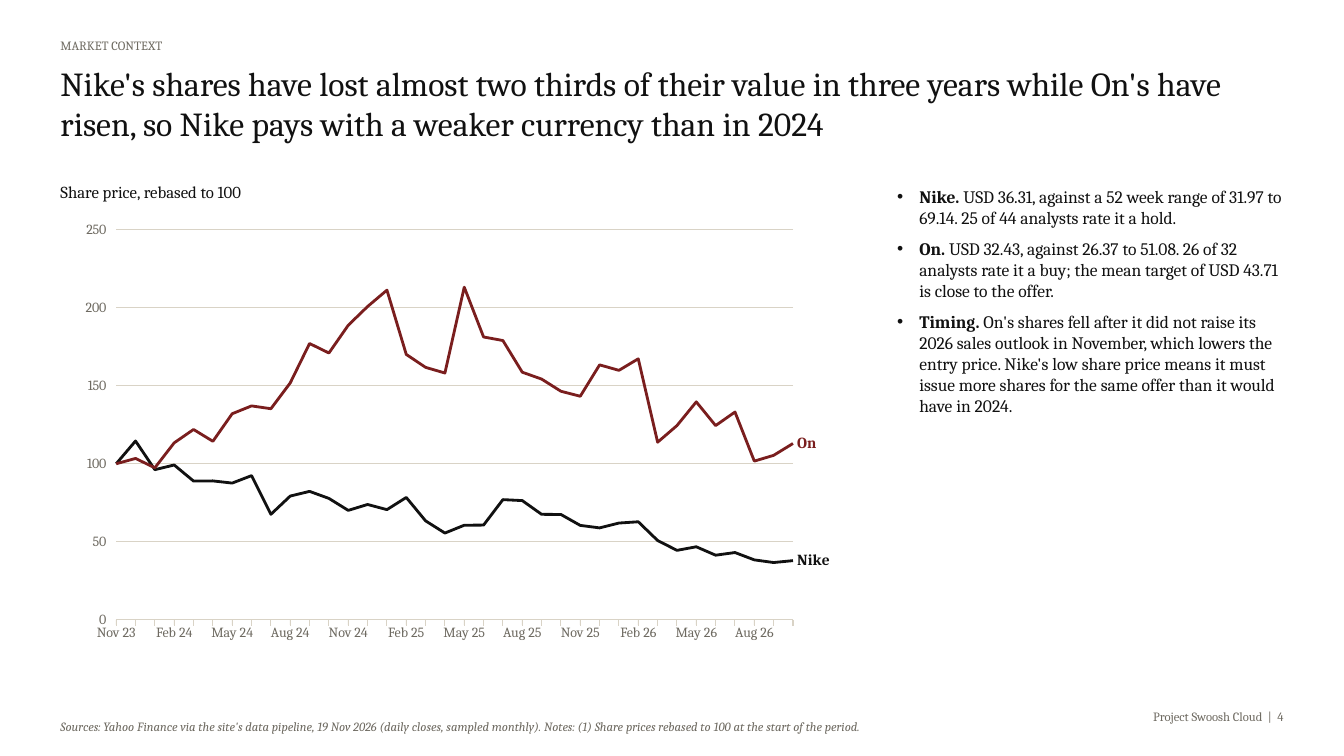
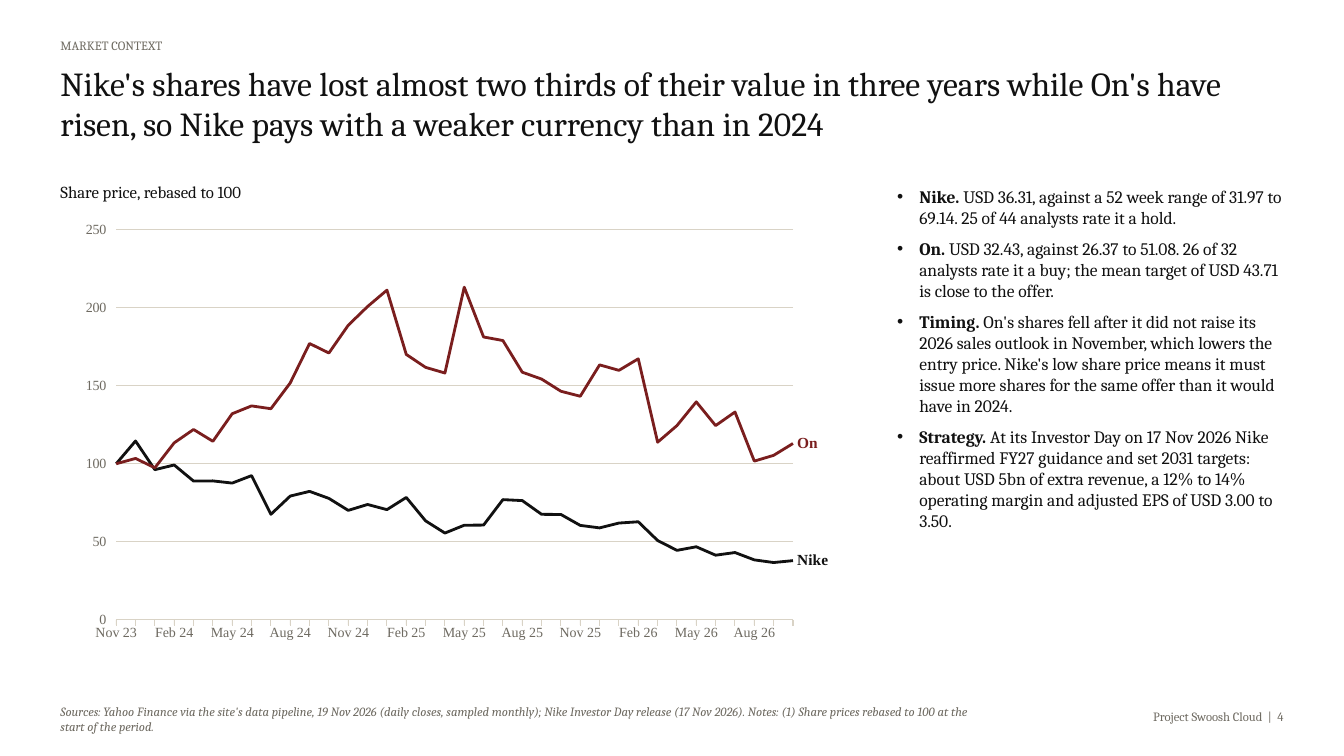
Before and after one commit to pascalielric/financelab, a slide deck: slide 4 of downloads/Nike_On_Merger_Deck.pptx. Drawn at 1344x756 pixels with LibreOffice and Linux fonts; fonts in the diff are those of the drawing. Boxes give left, top, right and bottom in pixels: in the first picture for what was removed or moved away, otherwise in the second. Text is boxed around its words. In the diff, an @@ line names an element or a change of style, - is before the commit and + after.

```diff
--- a/downloads/Nike_On_Merger_Deck.pptx
+++ b/downloads/Nike_On_Merger_Deck.pptx
@@ line chart at box(60, 212, 857, 665) @@
@@ lettering changed @@
@@ text at box(919, 431, 1273, 527): paragraph added @@
+• Strategy. At its Investor Day on 17 Nov 2026 Nike reaffirmed FY27 guidance and set 2031 targets: about USD 5bn of extra revenue, a 12% to 14% operating margin and adjusted EPS of USD 3.00 to 3.50.
@@ font Cambria to Times New Roman in 12 elements at box(95, 628, 137, 637), box(155, 627, 193, 637), box(211, 628, 254, 640), box(270, 628, 311, 640), box(328, 628, 369, 637), box(387, 627, 425, 637), box(443, 628, 486, 640), box(502, 628, 543, 640), box(560, 628, 601, 637), box(619, 627, 658, 637), box(675, 628, 718, 640), box(734, 628, 775, 640) @@
@@ text at box(60, 707, 967, 734): text changed @@
-Sources: Yahoo Finance via the site's data pipeline, 19 Nov 2026 (daily closes, sampled monthly). Notes: (1) Share prices rebased to 100 at the start of the period.
+Sources: Yahoo Finance via the site's data pipeline, 19 Nov 2026 (daily closes, sampled monthly); Nike Investor Day release (17 Nov 2026). Notes: (1) Share prices rebased to 100 at the start of the period.
```
Also in this commit, not shown: 15 other slides changed, 19 other files.
